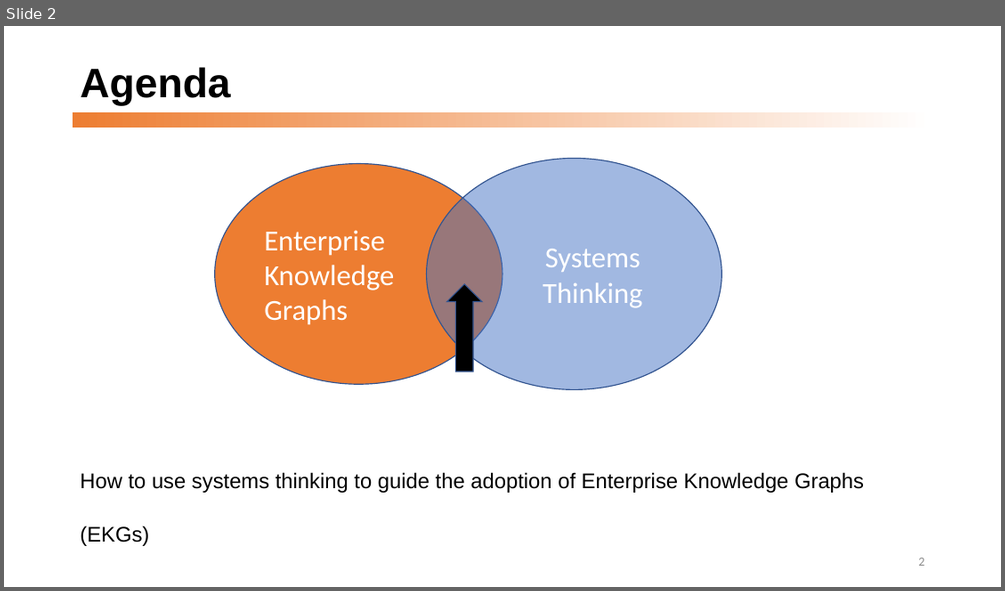
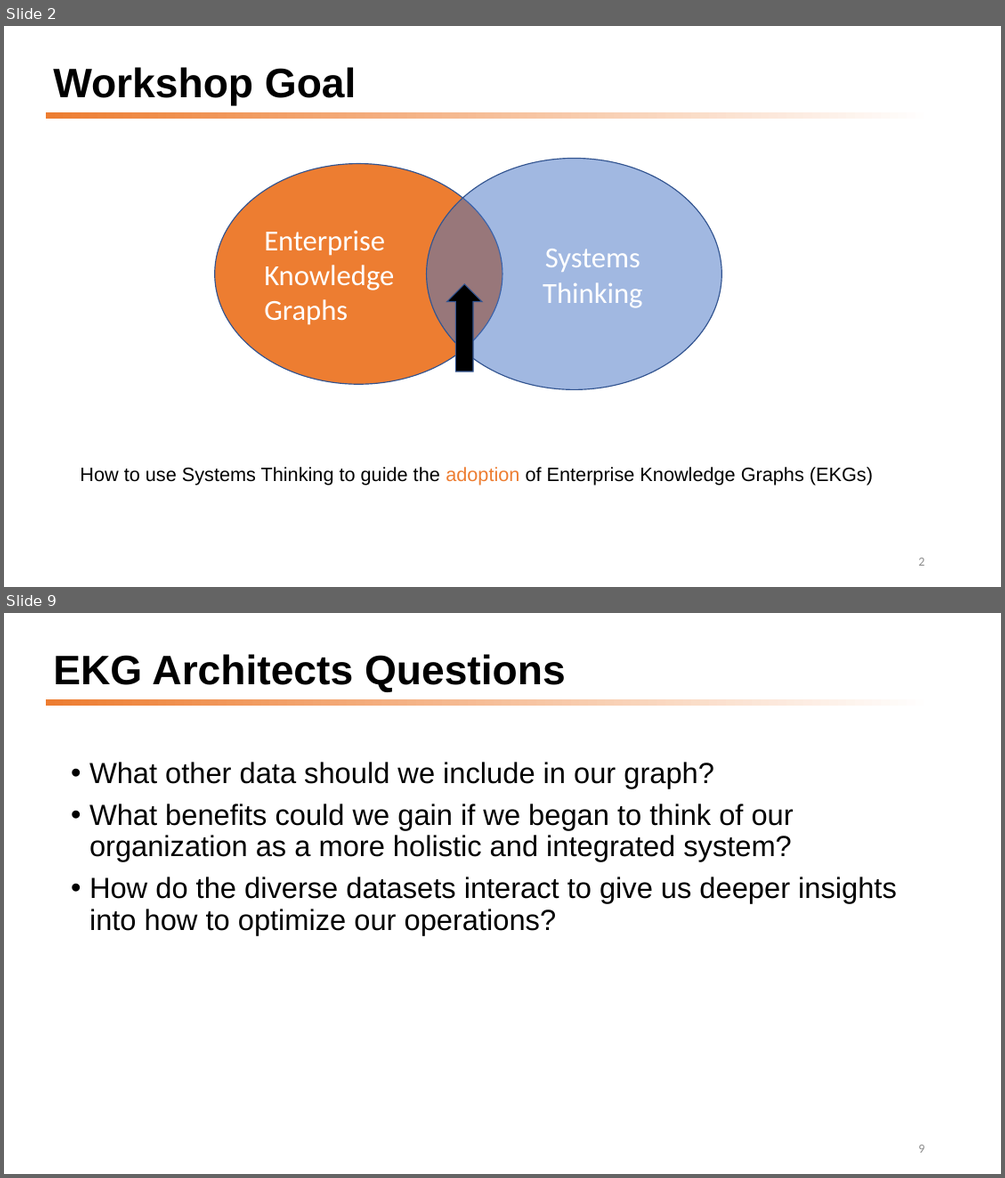
Before and after one commit to dmccreary/graph-systems-thinking, a slide deck: docs/presentations/GST-Half-Day-Workshop-2022.pptx. Shown one above the other, each under a label of ours: slide 2 before the commit, slides 2 and 9 after it; the slides between them are not shown. The pictures are 1005x591 and 1005x1178 pixels, drawn with LibreOffice and Linux fonts; fonts in the diff are those of the drawing. Boxes give left, top, right and bottom in pixels: in the first picture for what was removed or moved away, otherwise in the second. Text is boxed around its words. In the diff, an @@ line names an element or a change of style, - is before the commit and + after.

```diff
--- a/docs/presentations/GST-Half-Day-Workshop-2022.pptx
+++ b/docs/presentations/GST-Half-Day-Workshop-2022.pptx
@@ slide 9 added at (x1=4, y1=613, x2=1001, y2=1174), background #FFFFFF; not listed: 1 template element that a slide beside it also shows @@
@@ title added at (x1=53, y1=654, x2=566, y2=692), 39.6 pt, text #000000, bold @@
+EKG Architects Questions
@@ text added at (x1=89, y1=762, x2=897, y2=935), 28 pt, text #000000 @@
+• What other data should we include in our graph?
+• What benefits could we gain if we began to think of our organization as a more holistic and integrated system?
+• How do the diverse datasets interact to give us deeper insights into how to optimize our operations?
@@ page number added at (x1=918, y1=1144, x2=924, y2=1152), 12 pt, text #8C8C8C @@
+9
@@ slide 2 changed as well @@
@@ title at (x1=53, y1=67, x2=356, y2=106): text changed @@
-Agenda
+Workshop Goal
@@ rectangle resized from (x1=73, y1=112, x2=933, y2=127) to (x1=46, y1=112, x2=933, y2=119) @@
@@ text at (x1=80, y1=467, x2=873, y2=485): text changed; size 20.4 to 18.6 pt @@
-How to use systems thinking to guide the adoption of Enterprise Knowledge Graphs (EKGs)
+How to use Systems Thinking to guide the adoption of Enterprise Knowledge Graphs (EKGs)
```
Also in this commit, not shown: 10 other slides changed, 41 other slides added, 1 other file.
